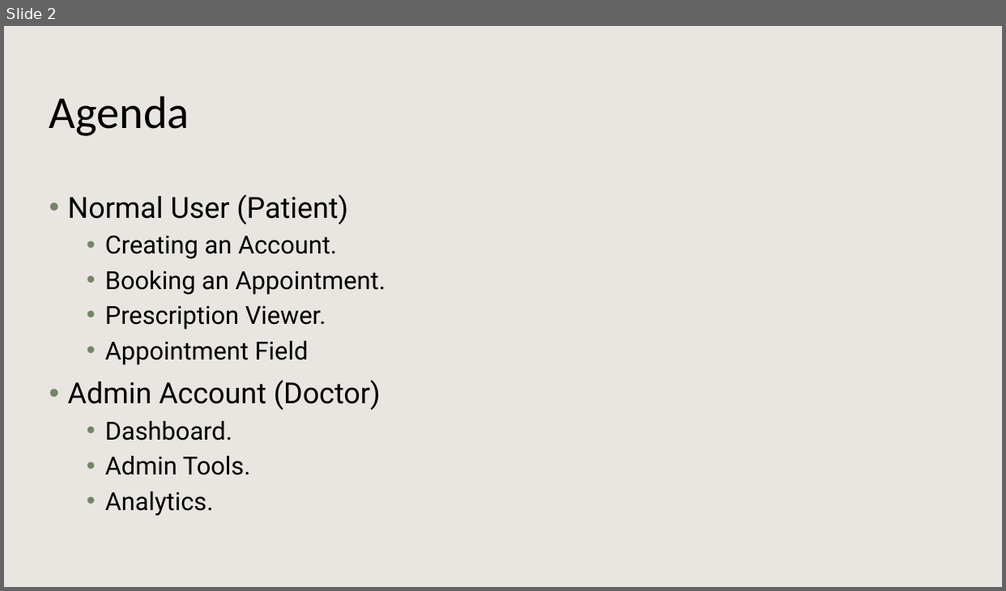
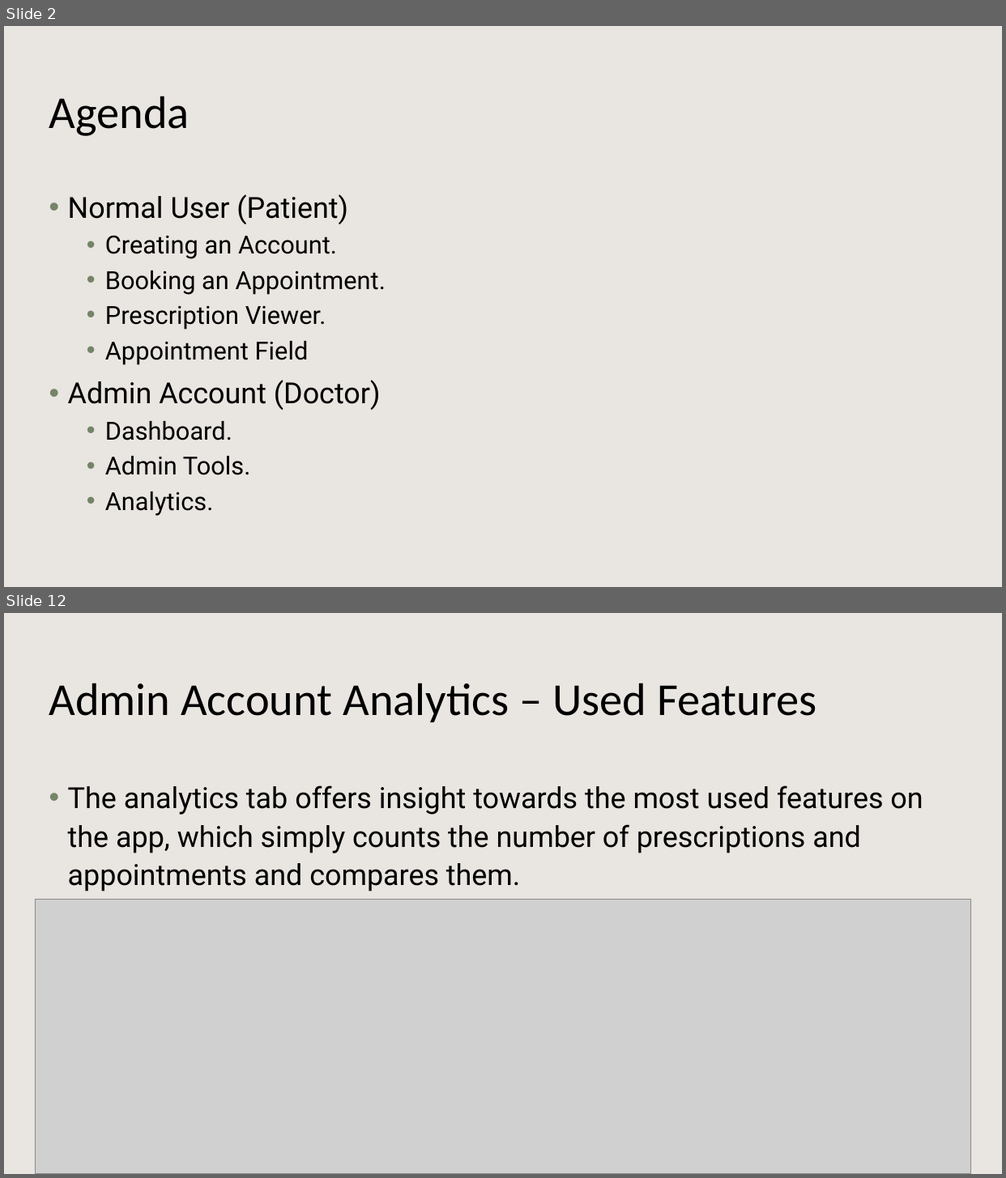
Before and after one commit to Kaylaheady/webDevPortalAndScheduling, a slide deck: docs/Online Appointment and Record System Demo.pptx. Shown one above the other, each under a label of ours: slide 2 before the commit, slides 2 and 12 after it; the slides between them are not shown. The pictures are 1006x591 and 1006x1178 pixels, drawn with LibreOffice and Linux fonts; fonts in the diff are those of the drawing; grey boxes stand for pictures; background and template pictures are left out. Boxes give left, top, right and bottom in pixels: in the first picture for what was removed or moved away, otherwise in the second. Text is boxed around its words. In the diff, an @@ line names an element or a change of style, - is before the commit and + after.

```diff
--- a/docs/Online Appointment and Record System Demo.pptx
+++ b/docs/Online Appointment and Record System Demo.pptx
@@ slide 12 added at [4, 613, 1002, 1174], background #FFFFFF; not listed: 1 template element that a slide beside it also shows @@
@@ title added at [49, 683, 816, 722], 44 pt, text #000000 @@
+Admin Account Analytics – Used Features
@@ text added at [68, 786, 923, 892], 28 pt, text #000000 @@
+• The analytics tab offers insight towards the most used features on the app, which simply counts the number of prescriptions and appointments and compares them.
@@ picture added at [36, 900, 971, 1174] @@
```
Also in this commit, not shown: 9 other slides added.
